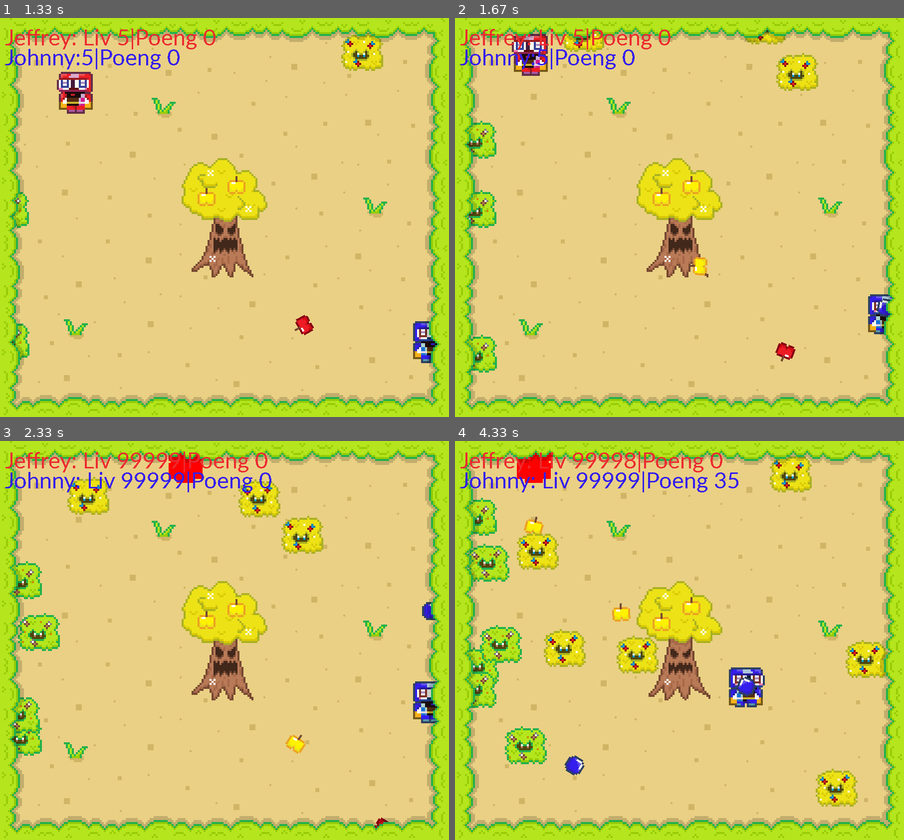
Above: before the commit, frames 1-4 (two rows, left to right).
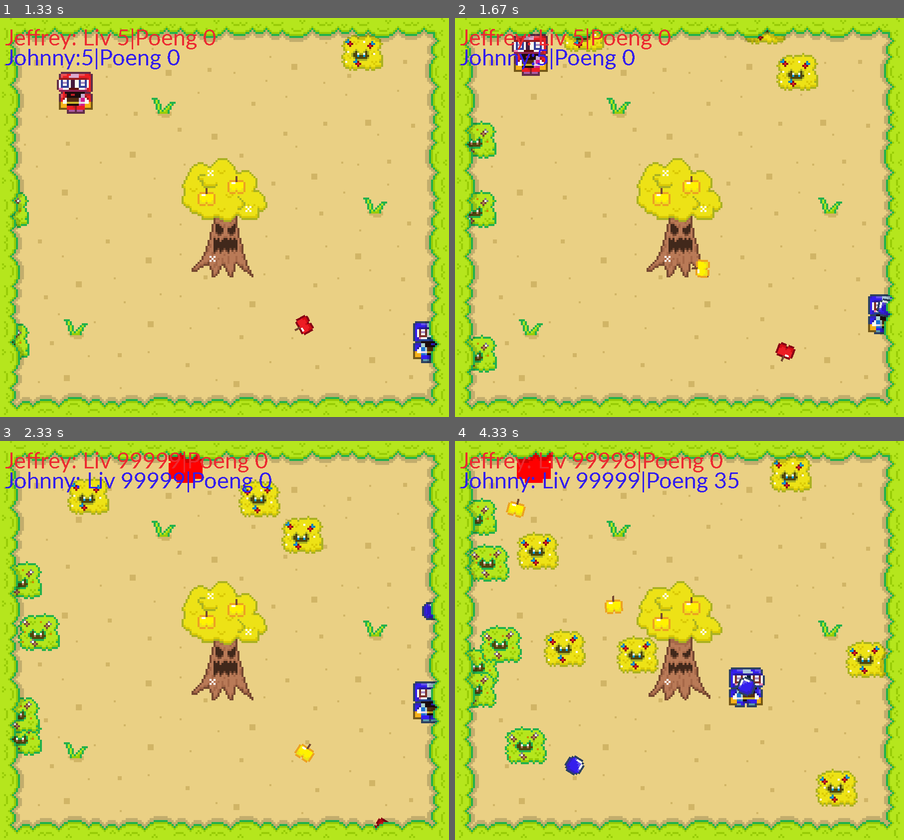
Above: after the commit, the same moments.

Repository: TeoRam23/Pygame
Game: pygame game, started from main.py
Two runs of this game, one before a commit and one after it. Both use one fixed random seed, a clock stepped at 60 frames per second and the inputs below.
Inputs:
- Up to frame 1 (1.33 s): tap Space at 0.33 s; hold Right 0.67-1.13 s; tap Backspace at 1.17 s
- Up to frame 2 (1.67 s): hold Up from 1.5 s (still down); hold W from 1.5 s (still down); tap Right Ctrl at 1.57 s
- Up to frame 3 (2.33 s): release Up at 1.8 s; release W at 1.8 s; hold Right 1.83-2.3 s; hold D 1.83-2.3 s; tap Right Ctrl at 1.9, 2.2 s; tap 8 at 1.98 s
- Up to frame 4 (4.33 s): hold Left 2.33-2.87 s; hold A 2.33-2.87 s; tap Right Ctrl at 2.4, 2.7, 2.97, 3.3, 3.6, 3.73, 4.13 s; hold Down 2.9-3.2 s; hold S 2.9-3.2 s; hold Left 3.23-3.63 s; hold A 3.23-3.63 s; tap 8 at 3.38 s; hold Up 3.67-4.03 s; hold W 3.67-4.03 s; hold Right from 4.07 s (still down); hold D from 4.07 s (still down)

Frame 1 is identical in both runs. In frame 2, 0.1% of the frame differs, in the area x 52-57%, y 59-66%; in frame 3, 0.2%; in frame 4, 0.5%, in the area x 11-40%, y 14-46%.

Commit message:
flere kommentarer

Diff:
--- a/main.py
+++ b/main.py
@@ -84,6 +84,7 @@
 
             self.screen.blit(self.start_screen,(0,0))
 
+            # viser poeng etter en runde
             if self.show_poeng:
                 if self.winner1:
                     self.score_board1 = self.SANS_Undertale30.render("W|Jeffrey poeng: " + str(self.jeffy_poeng), False, (self.RED))
@@ -98,6 +99,7 @@
                 self.screen.blit(self.score_board1, (WIDTH/3,HEIGHT/2+100))
                 self.screen.blit(self.score_board2, (WIDTH/3,HEIGHT/2+150))
 
+            # viser kontroller når man først starter opp
             if self.show_poeng == False:
                 self.score_board1 = self.SANS_Undertale30.render("Jeffrey kontroll: WASD | F = skyt ball", False, (self.RED))
                 self.score_board2 = self.SANS_Undertale30.render("Johnny kontroll: piltaster | ctrlR = shyt ball", False, (self.BLUE))
@@ -175,6 +177,7 @@
                 if event.type == pg.QUIT:
                     self.playing = False
 
+                # resetter spillet
                 if event.type == pg.KEYDOWN:
                     if event.key == pg.K_r:
                         self.playing = False
@@ -200,6 +203,7 @@
 
             self.all_sprites.update()
 
+            # alle kollisjons detektorene
             hits = pg.sprite.spritecollide(self.jeffy, self.hurt_group,False)
             hits2 = pg.sprite.spritecollide(self.jony, self.hurt_group,False)
             food_hit = pg.sprite.spritecollide(self.jeffy, self.food_group, True)
@@ -245,13 +249,13 @@
                 self.jony_poeng += 10
                 pg.mixer.Sound.play(self.eat_sound)
                 self.text_hp2 = self.SANS_Undertale30.render("Johnny: Liv " + str(self.jony.life) + "|Poeng " + str(self.jony_poeng), False, (self.BLUE))
-            # når jeffrey blir truffet og hurt timeren er på 0 og Jeffrey ikke er død
+            # når jeffrey skader seg og hurt timeren er på 0 og Jeffrey ikke er død
             if hits and self.jeffy.hurtTimer <= 0 and self.jeffy.death == False:
                 self.jeffy.life -= 1
                 self.jeffy_poeng -= 5
                 pg.mixer.Sound.play(self.hurt_sound)
                 self.text_hp1 = self.SANS_Undertale30.render("Jeffrey: Liv " + str(self.jeffy.life) + "|Poeng " + str(self.jeffy_poeng), False, (self.RED))
-
+            # får jeffrey til å dø uten og setter en variabel som gjør at han ikke kan gjøre noe
             if self.jeffy.life <= 0:
                 self.jeffy.kill()
                 if self.jeffy.death == False and self.jony.death == False:
--- a/sprites.py
+++ b/sprites.py
@@ -646,6 +646,7 @@
 
     def update(self):
         self.animate()
+        # hvis hardere modus er på blir det gyllent
         if self.game.harder:
             self.wiggle = False
             self.gull = True
@@ -678,7 +679,9 @@
             self.angle_speed = randint(-3,3)
             if self.angle_speed == 0:
                 self.angle_speed = 1
-
+            self.speed = 2
+
+        # hvis hardere modus er på gjør eplet noe litt annet
         if self.game.harder:
             self.image = epleGull_img
             self.angle_speed1 = randint(1,2)
@@ -686,14 +689,14 @@
                 self.angle_speed = randint(3,6)
             if self.angle_speed1 == 2:
                 self.angle_speed = randint(-6,-3)
-
+            self.speed = 2.25
 
         self.orig_img = self.image
 
         self.rect = self.image.get_rect()
         self.pos = vec(WIDTH/2, HEIGHT/2+tre_height/4)
         self.rect.center = self.pos
-        self.speed = 2
+        # velger retning
         self.direct = randint(1,8)
         self.direction = 1
         self.angle = 0
@@ -706,7 +709,7 @@
         self.angle += self.angle_speed
 
         self.image, self.rect = self.rot_center(self.orig_img, self.angle, self.pos.x, self.pos.y)
-
+        # bestemmer hvor vilken retning er
         if self.direct == 1:
             self.pos.y -= self.speed/1.5
             self.pos.x += self.speed/1.5
@@ -727,7 +730,7 @@
             self.pos.x -= self.speed/1.5
         if self.direct == 8:
             self.pos.y -= self.speed
-
+        # fjerner eplet hvis det er utenfor skjermen
         if self.pos.x > WIDTH+30 or self.pos.x < -30:
             self.kill()
         if self.pos.y > HEIGHT+30 or self.pos.y < -30:
